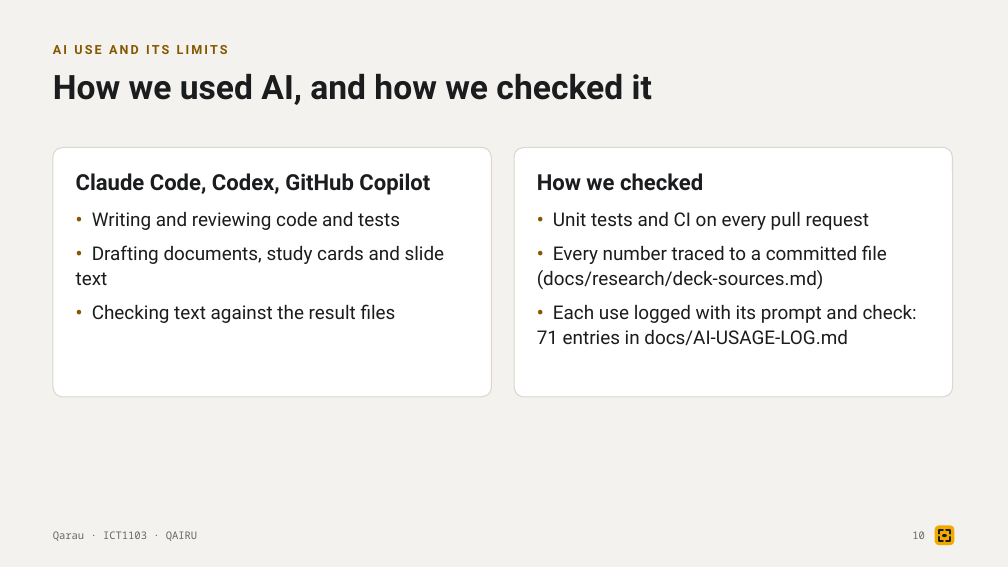
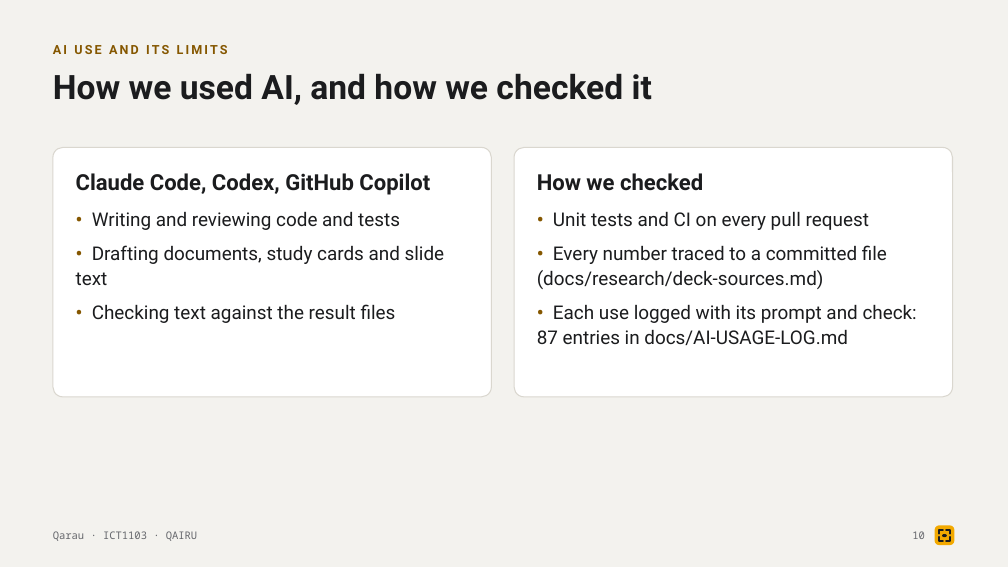
Before and after one commit to tairqaldy/jolscan-ict-final-1st-trimester, a slide deck: slide 10 of docs/deck/qarau-defense-deck.pptx. Drawn at 1008x567 pixels with LibreOffice and Linux fonts; fonts in the diff are those of the drawing. Boxes give left, top, right and bottom in pixels: in the first picture for what was removed or moved away, otherwise in the second. Text is boxed around its words. In the diff, an @@ line names an element or a change of style, - is before the commit and + after.

```diff
--- a/docs/deck/qarau-defense-deck.pptx
+++ b/docs/deck/qarau-defense-deck.pptx
@@ text at [537, 305, 917, 345]: text changed @@
-• Each use logged with its prompt and check: 71 entries in docs/AI-USAGE-LOG.md
+• Each use logged with its prompt and check: 87 entries in docs/AI-USAGE-LOG.md
```
Also in this commit, not shown: 1 other slide changed, 7 other files.
